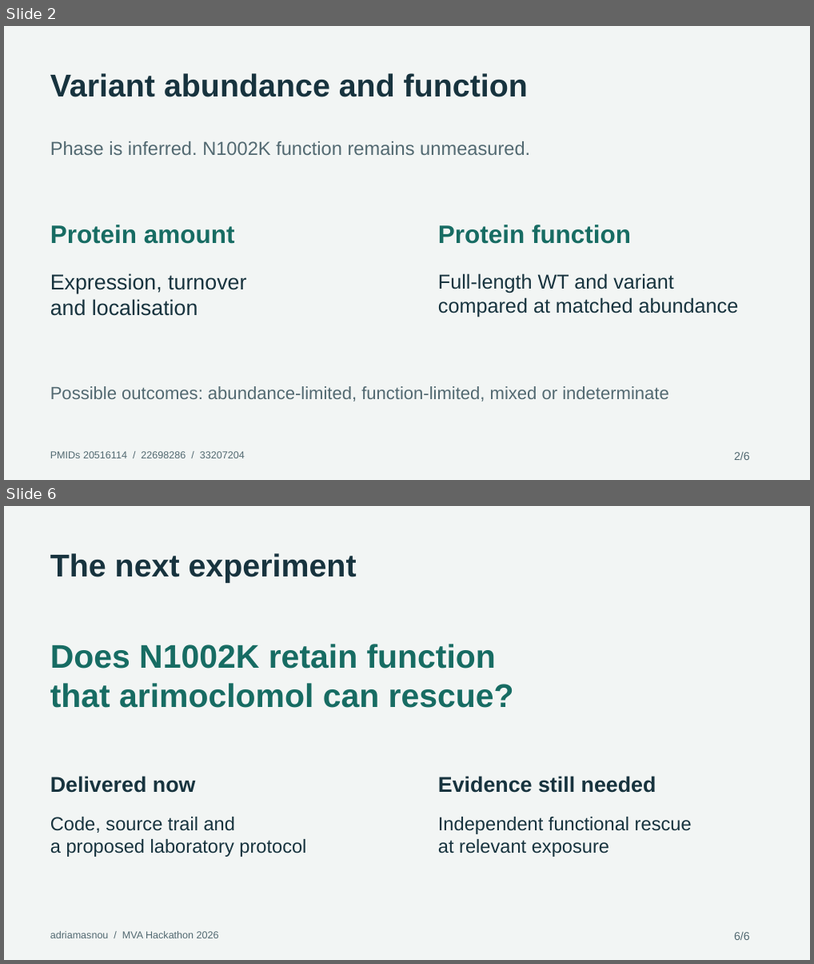
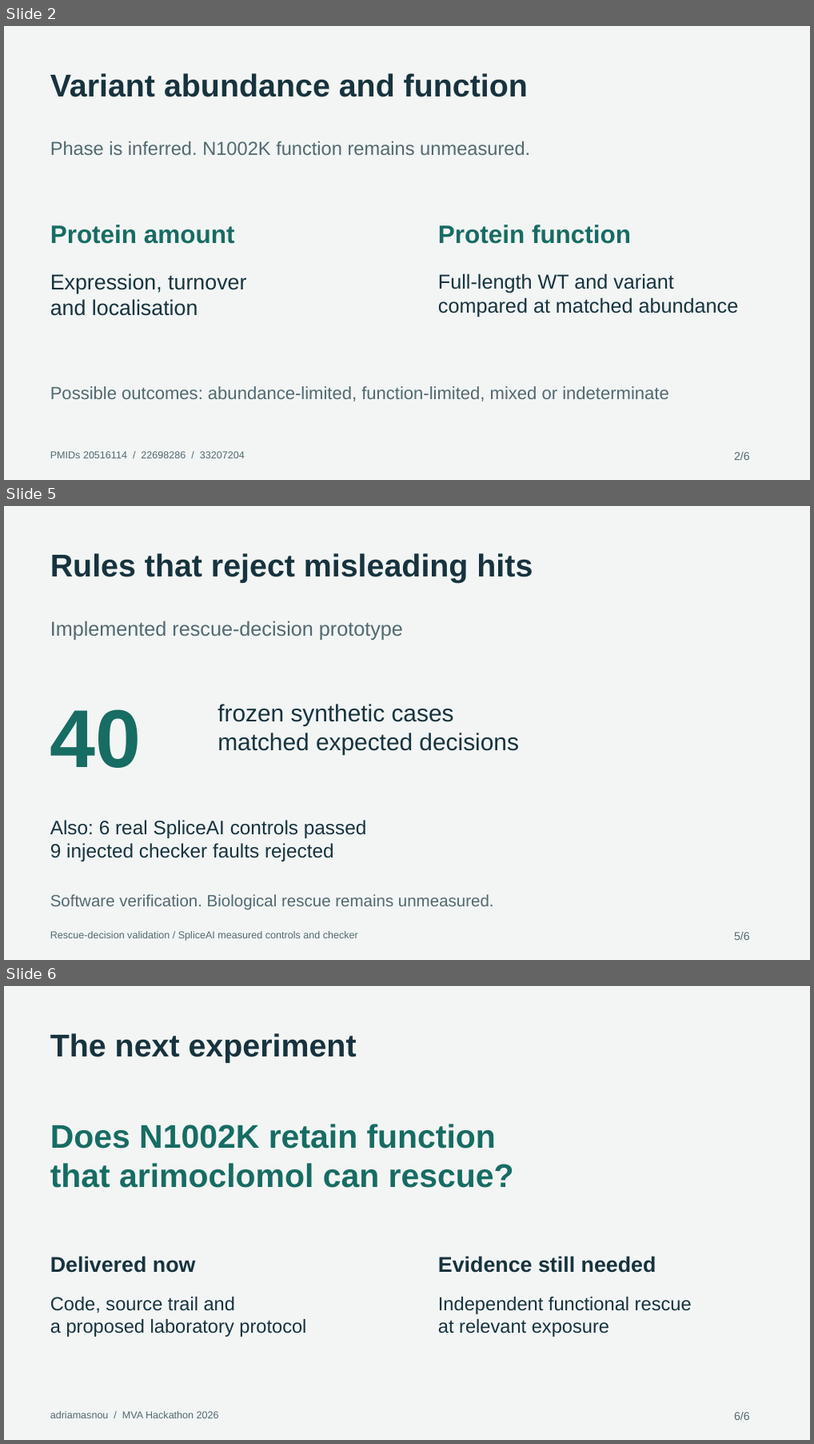
Before and after one commit to adriamasnou/mva-hackathon-2026-track1, a slide deck: submissions/pitch/pitch-editable.pptx. Shown one above the other, each under a label of ours: slides 2 and 6 before the commit, slides 2, 5 and 6 after it; the slides between them are not shown. The pictures are 814x964 and 814x1444 pixels, drawn with LibreOffice and Linux fonts; fonts in the diff are those of the drawing. Boxes give left, top, right and bottom in pixels: in the first picture for what was removed or moved away, otherwise in the second. Text is boxed around its words. In the diff, an @@ line names an element or a change of style, - is before the commit and + after.

Commit message:
Refresh three-minute pitch with reviewed source roles and decision prototype

```diff
--- a/submissions/pitch/pitch-editable.pptx
+++ b/submissions/pitch/pitch-editable.pptx
@@ slide 5 added at [4,506,810,960], background #F2F5F4 @@
@@ text added at [50,553,533,583], 37.5 pt, text #17333E, bold @@
+Rules that reject misleading hits
@@ text added at [50,620,403,640], 24 pt, text #526971 @@
+Implemented rescue-decision prototype
@@ text added at [50,709,142,768], 97.5 pt, text #176C63, bold @@
+40
@@ text added at [218,704,518,755], 28.5 pt, text #17333E @@
+frozen synthetic cases
+matched expected decisions
@@ text added at [50,820,367,861], 23.2 pt, text #17333E @@
+Also: 6 real SpliceAI controls passed
+9 injected checker faults rejected
@@ text added at [50,894,494,909], 19.5 pt, text #526971 @@
+Software verification. Biological rescue remains unmeasured.
@@ text added at [50,931,358,940], 12 pt, text #526971 @@
+Rescue-decision validation / SpliceAI measured controls and checker
@@ text added at [734,932,750,940], 13.5 pt, text #526971 @@
+5/6
```
Also in this commit, not shown: 2 other slides added, 3 slides removed, 9 other files.
